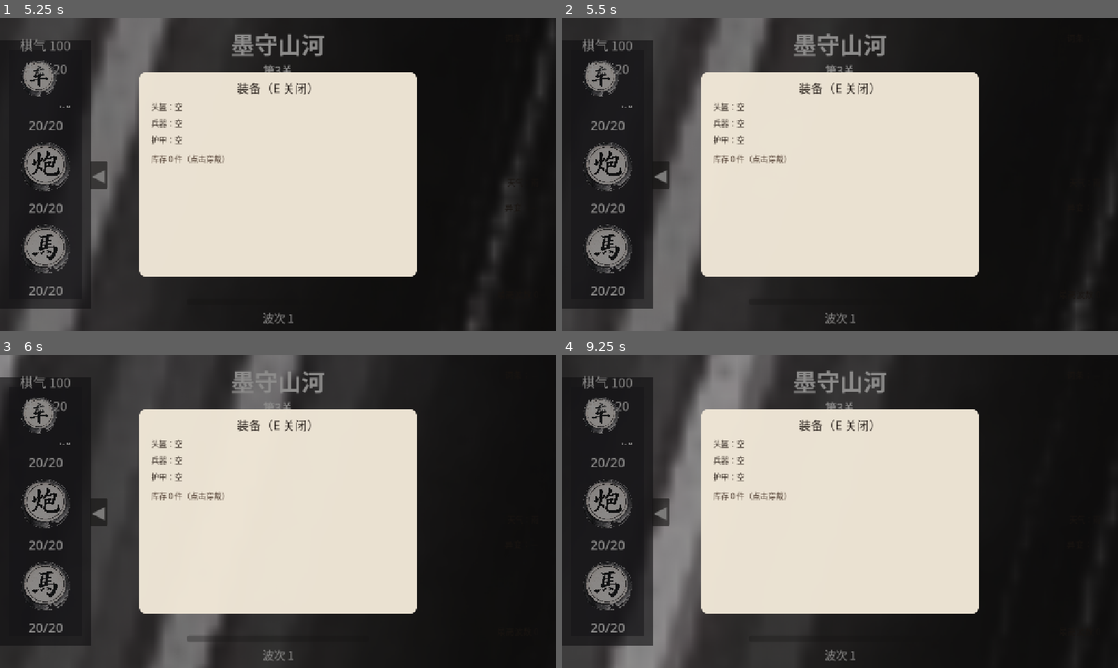
Above: before the commit, frames 1-4 (two rows, left to right).
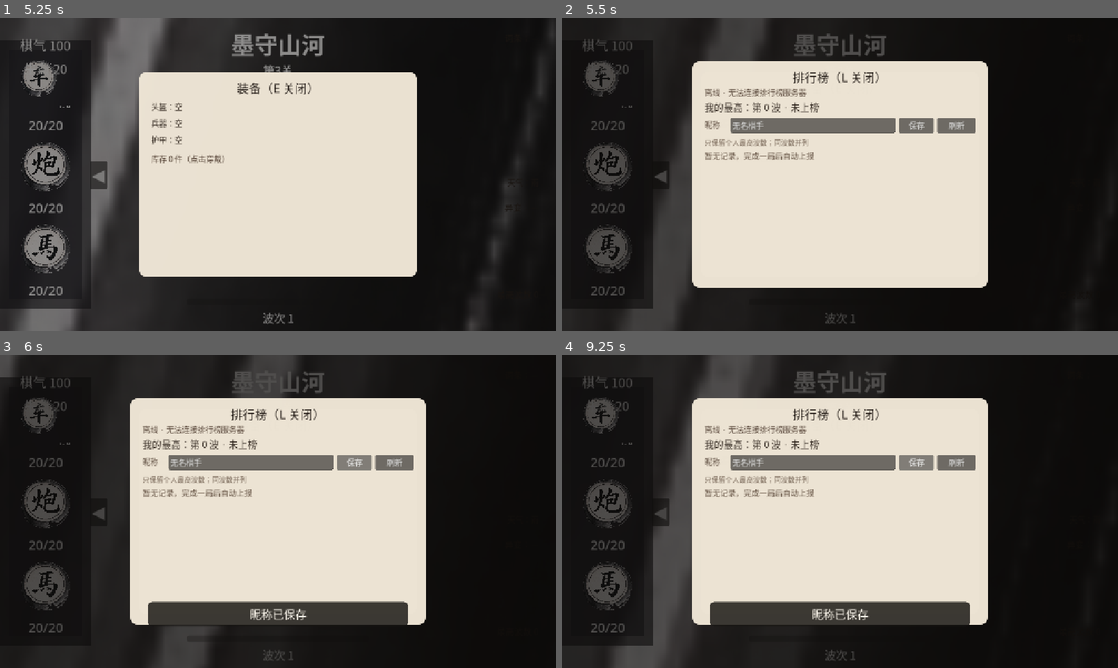
Above: after the commit, the same moments.

Repository: wangbintao1992/XQTD
Game: Godot game, scene res://scenes/main.tscn
The game is run twice, just before and just after one commit, with the same random seed, the same clock (stepped at 60 frames per second) and the same inputs.
Inputs (mouse positions are in pixels of both pictures, inside the frame that each line leads up to):
- Up to frame 1 (5.25 s): click "◀" at 0.5 s; click "无尽模式" at 1.25 s; click "◀" at 2 s; click "◀" at 2.75 s; tap Enter at 3.5 s; drag from (139, 111) to (150, 259) at 3.52 s; drag from (200, 259) to (172, 102) at 4.27 s; move the mouse to (183, 174) at 5.02 s; tap E at 5.1 s; click (183, 174) at 5.17 s
- Up to frame 2 (5.5 s): tap L at 5.3 s
- Up to frame 3 (6 s): click (355, 461) at 5.75 s, where only the run after the commit has a clickable "保存"
- Up to frame 4 (9.25 s): click (956, 461) at 6.5 s, where only the run after the commit has a clickable "刷新"; click (917, 461) at 7.25 s, where only the run after the commit has a clickable "保存"; click (956, 461) at 8 s, where only the run after the commit has a clickable "刷新"; click (917, 461) at 8.75 s, where only the run after the commit has a clickable "保存"

Frame 1 is identical in both runs. In frame 2, 19% of the frame differs, in the area x 0-77%, y 0-100%; in frame 3, 21%; in frame 4, 23%.

Commit message:
feat(godot): add leaderboard panel

Diff:
--- a/godot/scenes/main.tscn
+++ b/godot/scenes/main.tscn
@@ -18,6 +18,7 @@
 [ext_resource type="Script" path="res://scripts/core/combo_system.gd" id="16"]
 [ext_resource type="PackedScene" path="res://scenes/ui/equipment_panel.tscn" id="17"]
 [ext_resource type="Script" path="res://scripts/core/terrain_system.gd" id="18"]
+[ext_resource type="PackedScene" path="res://scenes/ui/leaderboard_panel.tscn" id="19"]
 
 [node name="Main" type="Node2D"]
 script = ExtResource("1")
@@ -66,6 +67,8 @@
 
 [node name="EquipmentPanel" parent="." instance=ExtResource("17")]
 
+[node name="LeaderboardPanel" parent="." instance=ExtResource("19")]
+
 [node name="HomeMenu" parent="." instance=ExtResource("9")]
 
 [node name="GameOver" parent="." instance=ExtResource("10")]
--- /dev/null
+++ b/godot/scenes/ui/leaderboard_panel.tscn
@@ -0,0 +1,7 @@
+[gd_scene load_steps=2 format=3]
+
+[ext_resource type="Script" path="res://scripts/ui/leaderboard_panel.gd" id="1"]
+
+[node name="LeaderboardPanel" type="CanvasLayer"]
+layer = 22
+script = ExtResource("1")
--- a/godot/scripts/core/run_controller.gd
+++ b/godot/scripts/core/run_controller.gd
@@ -20,6 +20,7 @@
 var combo: ComboSystem
 var leaderboard: Object
 var equipment_panel: EquipmentPanel
+var leaderboard_panel: LeaderboardPanel
 
 
 func _ready() -> void:
@@ -44,6 +45,7 @@
 		weather = main.get_node_or_null("Weather") as WeatherSystem
 		combo = main.get_node_or_null("ComboSystem") as ComboSystem
 		equipment_panel = main.get_node_or_null("EquipmentPanel") as EquipmentPanel
+		leaderboard_panel = main.get_node_or_null("LeaderboardPanel") as LeaderboardPanel
 	leaderboard = get_node_or_null("/root/Leaderboard")
 
 	if home:
@@ -82,6 +84,8 @@
 		combo.reset()
 	if equipment_panel:
 		equipment_panel.hide_panel()
+	if leaderboard_panel:
+		leaderboard_panel.hide_panel()
 	if enemies:
 		for child in enemies.get_children():
 			enemies.remove_child(child)
--- /dev/null
+++ b/godot/scripts/ui/leaderboard_panel.gd
@@ -0,0 +1,240 @@
+class_name LeaderboardPanel
+extends CanvasLayer
+
+## 按 L 开关的排行榜面板：Top 10、个人最高/排名、昵称修改。
+
+var _root: Control
+var _open := false
+var _status_label: Label
+var _me_label: Label
+var _name_edit: LineEdit
+var _list: VBoxContainer
+
+
+var is_open: bool:
+	get:
+		return _open
+
+
+func _ready() -> void:
+	hide_panel()
+	if LeaderboardData.instance:
+		LeaderboardData.instance.top_updated.connect(func(_entries): _refresh_if_open())
+		LeaderboardData.instance.sync_changed.connect(func(_online, _message): _refresh_if_open())
+		LeaderboardData.instance.name_changed.connect(func(_name): _refresh_if_open())
+		LeaderboardData.instance.best_changed.connect(func(_best): _refresh_if_open())
+
+
+func _input(event: InputEvent) -> void:
+	if not (event is InputEventKey) or not event.pressed or event.echo:
+		return
+	if event.keycode != KEY_L:
+		return
+	var session = get_node_or_null("/root/GameSession")
+	if session and not session.started:
+		return
+	toggle()
+
+
+func toggle() -> void:
+	if _open:
+		hide_panel()
+	else:
+		show_panel()
+
+
+func show_panel() -> void:
+	if LeaderboardData.instance == null:
+		return
+	_open = true
+	_build()
+	refresh()
+	if LeaderboardData.instance.http_enabled:
+		LeaderboardData.instance.refresh()
+
+
+func hide_panel() -> void:
+	_open = false
+	if _root and is_instance_valid(_root):
+		_root.queue_free()
+	_root = null
+	_status_label = null
+	_me_label = null
+	_name_edit = null
+	_list = null
+
+
+func save_name() -> void:
+	if LeaderboardData.instance == null or _name_edit == null:
+		return
+	LeaderboardData.instance.set_player_name(_name_edit.text)
+	Toast.show("昵称已保存")
+	refresh()
+
+
+func refresh() -> void:
+	if not _open or LeaderboardData.instance == null or _list == null:
+		return
+	var lb := LeaderboardData.instance
+
+	if lb.online:
+		_status_label.text = "已连接 · " + lb.server_url
+	elif lb.last_error != "":
+		_status_label.text = "离线 · " + lb.last_error
+	else:
+		_status_label.text = "离线 · 本地最高 %d 波" % lb.best_wave
+
+	if lb.my_rank > 0:
+		_me_label.text = "我的最高：第 %d 波 · 排名 #%d" % [lb.best_wave, lb.my_rank]
+	else:
+		_me_label.text = "我的最高：第 %d 波 · 未上榜" % lb.best_wave
+
+	if not _name_edit.has_focus():
+		_name_edit.text = lb.player_name
+
+	for child in _list.get_children():
+		_list.remove_child(child)
+		child.queue_free()
+
+	if lb.top_entries.is_empty():
+		var empty := Label.new()
+		empty.text = "暂无记录，完成一局后自动上报"
+		empty.add_theme_font_override("font", UiFont.make())
+		empty.add_theme_font_size_override("font_size", 18)
+		empty.add_theme_color_override("font_color", Color(0.4, 0.33, 0.27))
+		_list.add_child(empty)
+		return
+
+	var font := UiFont.make()
+	for entry in lb.top_entries:
+		var line := Label.new()
+		line.text = "#%d  %s  第 %d 波" % [
+			int(entry.get("rank", 0)),
+			str(entry.get("name", "无名棋手")),
+			int(entry.get("wave", 0)),
+		]
+		line.add_theme_font_override("font", font)
+		line.add_theme_font_size_override("font_size", 20)
+		var mine := str(entry.get("playerId", "")) == lb.player_id
+		line.add_theme_color_override(
+			"font_color",
+			Color(0.55, 0.16, 0.1) if mine else Color(0.2, 0.16, 0.13)
+		)
+		_list.add_child(line)
+
+
+func _refresh_if_open() -> void:
+	if _open:
+		refresh()
+
+
+func _build() -> void:
+	if _root and is_instance_valid(_root):
+		_root.queue_free()
+
+	_root = Control.new()
+	_root.set_anchors_and_offsets_preset(Control.PRESET_FULL_RECT)
+	add_child(_root)
+
+	var mask := ColorRect.new()
+	mask.color = Color(10.0 / 255.0, 8.0 / 255.0, 6.0 / 255.0, 120.0 / 255.0)
+	mask.set_anchors_and_offsets_preset(Control.PRESET_FULL_RECT)
+	mask.mouse_filter = Control.MOUSE_FILTER_STOP
+	mask.gui_input.connect(func(ev):
+		if ev is InputEventMouseButton and ev.pressed:
+			hide_panel()
+	)
+	_root.add_child(mask)
+
+	var panel := Panel.new()
+	panel.size = Vector2(680, 520)
+	panel.position = Vector2(300, 100)
+	var style := StyleBoxFlat.new()
+	style.bg_color = Color(0.933, 0.898, 0.835, 0.98)
+	style.corner_radius_top_left = 16
+	style.corner_radius_top_right = 16
+	style.corner_radius_bottom_left = 16
+	style.corner_radius_bottom_right = 16
+	panel.add_theme_stylebox_override("panel", style)
+	_root.add_child(panel)
+
+	var font := UiFont.make()
+
+	var title := Label.new()
+	title.text = "排行榜（L 关闭）"
+	title.position = Vector2(0, 14)
+	title.size = Vector2(680, 40)
+	title.horizontal_alignment = HORIZONTAL_ALIGNMENT_CENTER
+	title.add_theme_font_override("font", font)
+	title.add_theme_font_size_override("font_size", 28)
+	title.add_theme_color_override("font_color", Color(0.15, 0.12, 0.1))
+	panel.add_child(title)
+
+	_status_label = _make_label(font, 18, Color(0.35, 0.28, 0.23))
+	_status_label.position = Vector2(28, 58)
+	_status_label.size = Vector2(624, 28)
+	panel.add_child(_status_label)
+
+	_me_label = _make_label(font, 22, Color(0.2, 0.16, 0.13))
+	_me_label.position = Vector2(28, 88)
+	_me_label.size = Vector2(624, 32)
+	panel.add_child(_me_label)
+
+	var name_label := _make_label(font, 18, Color(0.35, 0.28, 0.23))
+	name_label.text = "昵称"
+	name_label.position = Vector2(28, 132)
+	name_label.size = Vector2(60, 32)
+	panel.add_child(name_label)
+
+	_name_edit = LineEdit.new()
+	_name_edit.position = Vector2(88, 130)
+	_name_edit.size = Vector2(380, 34)
+	_name_edit.max_length = LeaderboardData.MAX_NAME_LENGTH
+	_name_edit.add_theme_font_override("font", font)
+	_name_edit.add_theme_font_size_override("font_size", 18)
+	panel.add_child(_name_edit)
+
+	var save_btn := Button.new()
+	save_btn.text = "保存"
+	save_btn.position = Vector2(476, 130)
+	save_btn.size = Vector2(80, 34)
+	save_btn.add_theme_font_override("font", font)
+	save_btn.add_theme_font_size_override("font_size", 18)
+	save_btn.pressed.connect(save_name)
+	panel.add_child(save_btn)
+
+	var refresh_btn := Button.new()
+	refresh_btn.text = "刷新"
+	refresh_btn.position = Vector2(564, 130)
+	refresh_btn.size = Vector2(88, 34)
+	refresh_btn.add_theme_font_override("font", font)
+	refresh_btn.add_theme_font_size_override("font_size", 18)
+	refresh_btn.pressed.connect(func():
+		if LeaderboardData.instance:
+			LeaderboardData.instance.refresh()
+			Toast.show("正在刷新排行榜…")
+	)
+	panel.add_child(refresh_btn)
+
+	var hint := _make_label(font, 16, Color(0.45, 0.38, 0.32))
+	hint.text = "只保留个人最高波数；同波数并列"
+	hint.position = Vector2(28, 174)
+	hint.size = Vector2(624, 26)
+	panel.add_child(hint)
+
+	var scroll := ScrollContainer.new()
+	scroll.position = Vector2(28, 204)
+	scroll.size = Vector2(624, 292)
+	panel.add_child(scroll)
+
+	_list = VBoxContainer.new()
+	_list.custom_minimum_size = Vector2(600, 0)
+	scroll.add_child(_list)
+
+
+func _make_label(font: Font, size: int, color: Color) -> Label:
+	var label := Label.new()
+	label.add_theme_font_override("font", font)
+	label.add_theme_font_size_override("font_size", size)
+	label.add_theme_color_override("font_color", color)
+	return label
--- a/godot/tests/run_tests.gd
+++ b/godot/tests/run_tests.gd
@@ -36,6 +36,7 @@
 	"res://tests/test_equipment_panel.gd",
 	"res://tests/test_terrain.gd",
 	"res://tests/test_elite_ability.gd",
+	"res://tests/test_leaderboard_panel.gd",
 ]
 
 
--- /dev/null
+++ b/godot/tests/test_leaderboard_panel.gd
@@ -0,0 +1,39 @@
+extends RefCounted
+
+
+func run(t) -> void:
+	var prev = LeaderboardData.instance
+	var lb = preload("res://scripts/autoload/leaderboard.gd").new()
+	lb.reset_for_test()
+
+	var panel = preload("res://scripts/ui/leaderboard_panel.gd").new()
+	t.root.add_child(panel)
+	t.check(not panel.is_open, "panel starts closed")
+
+	panel.show_panel()
+	t.check(panel.is_open, "panel opens")
+	t.check(panel._status_label.text.contains("离线"), "offline status")
+	t.check(panel._me_label.text.contains("第 0 波"), "empty player line")
+
+	lb.best_wave = 17
+	lb.my_rank = 3
+	lb.top_entries = [
+		{"rank": 1, "playerId": "p1", "name": "甲", "wave": 42},
+		{"rank": 2, "playerId": "p2", "name": "乙", "wave": 31},
+		{"rank": 3, "playerId": lb.player_id, "name": "我", "wave": 17},
+	]
+	panel.refresh()
+	t.check(panel._list.get_child_count() == 3, "top rows rendered")
+	t.check(panel._me_label.text.contains("排名 #3"), "my rank rendered")
+
+	panel._name_edit.text = " 棋圣 "
+	panel.save_name()
+	t.eq(lb.player_name, "棋圣", "panel saves name")
+	t.check(panel._name_edit.text == "棋圣", "name field refreshed")
+
+	panel.hide_panel()
+	t.check(not panel.is_open, "panel closes")
+
+	panel.free()
+	lb.free()
+	LeaderboardData.instance = prev
Not shown: 1 places in godot/scenes/main.tscn that only renumber resources
